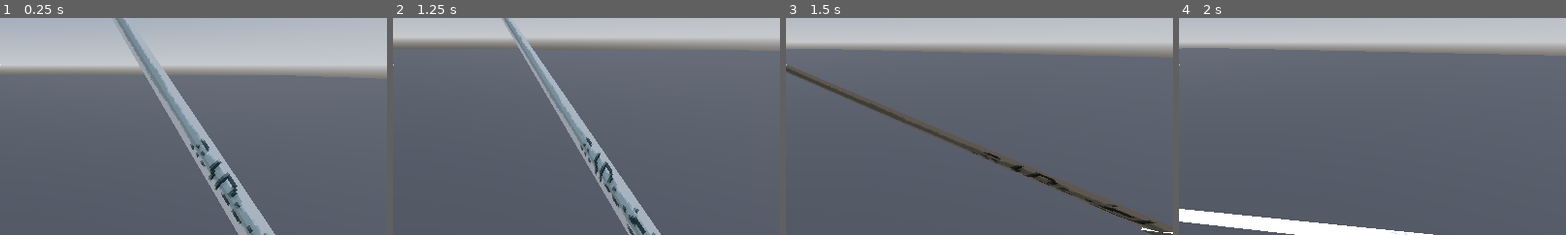
Above: before the commit, frames 1-4 (left to right).
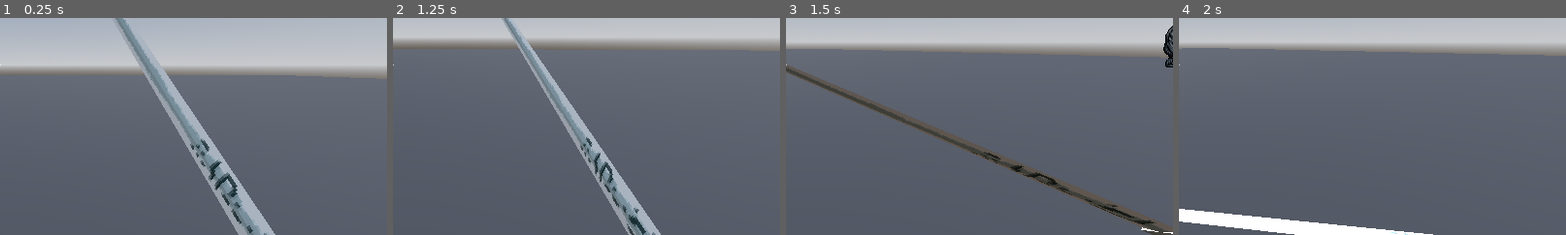
Above: after the commit, the same moments.

Repository: Agakitsune/ProjectSurgingBlood
Game: Godot game, scene res://assets/scenes/world.tscn
Two runs of this game, one before a commit and one after it. Both use one fixed random seed, a clock stepped at 60 frames per second and the inputs below.
Inputs (mouse positions are % of the whole screen's width and height, from its top left):
- Up to frame 1 (0.25 s): no input
- Up to frame 2 (1.25 s): move the mouse to (49, 52) at 0.52 s; hold W (forward) from 0.53 s (still down); tap Space (jump) at 0.6, 0.77, 1.07 s
- Up to frame 3 (1.5 s): keep holding W (forward); move the mouse to (57, 51) at 1.27 s; tap Ctrl (crouch) at 1.35 s
- Up to frame 4 (2 s): keep holding W (forward); tap Space (jump) at 1.52, 1.55, 1.82 s
The pictures show only the part of the screen within x 50-100%, y 39-89%; the shares and areas given below are measured in that part.

Frames 1-2 are identical in both runs. In frame 3, 0.3% of the frame differs, in the area x 97-100%, y 3-23%; in frame 4, nothing differs.

Commit message:
Fix: Jump count transfer between JumpState & FallState

Diff:
--- a/assets/scenes/world.tscn
+++ b/assets/scenes/world.tscn
@@ -417,7 +417,7 @@
 [node name="Enemies" type="Node3D" parent="."]
 
 [node name="Ennemy" parent="Enemies" instance=ExtResource("9_n6o8v")]
-transform = Transform3D(1, 0, 0, 0, 1, 0, 0, 0, 1, 8, 0, 0)
+transform = Transform3D(1, 0, 0, 0, 1, 0, 0, 0, 1, 30.7107, 0, 0)
 data = ExtResource("10_n80xi")
 
 [node name="Camera3D" type="Camera3D" parent="."]
--- a/assets/scripts/camera/first_person_camera.gd
+++ b/assets/scripts/camera/first_person_camera.gd
@@ -22,6 +22,9 @@
 var _mouse_rotation: Vector3
 var _rotation_input: float
 var _tilt_input: float
+
+var _c: int = 0
+var _k: float = 0.0
 
 func _ready() -> void:
 	Input.mouse_mode = Input.MOUSE_MODE_CAPTURED
--- a/assets/scripts/modifiers/double_jump_modifier.gd
+++ b/assets/scripts/modifiers/double_jump_modifier.gd
@@ -15,9 +15,17 @@
 		_saves[jump.get_instance_id()] = jump.jumps
 		jump.jumps = self.jumps
 
+	states = machine.find_children("*", "FallState")
+
+	for state in states:
+		var jump := state as FallState
+		_saves[jump.get_instance_id()] = jump.jumps
+		jump.jumps = self.jumps
+
 
 func reset(_machine: StateMachine):
 	for id in _saves.keys():
+		var state = instance_from_id(id)
 		var jump := instance_from_id(id) as JumpState
-		if jump:
-			jump.jumps = _saves[id]
+		if (state is JumpState) or (state is FallState):
+			state.jumps = _saves[id]
--- a/assets/scripts/states/player_states/fall_state.gd
+++ b/assets/scripts/states/player_states/fall_state.gd
@@ -1,3 +1,4 @@
+class_name FallState
 extends PlayerState
 
 @export var speed: float = 4.0
